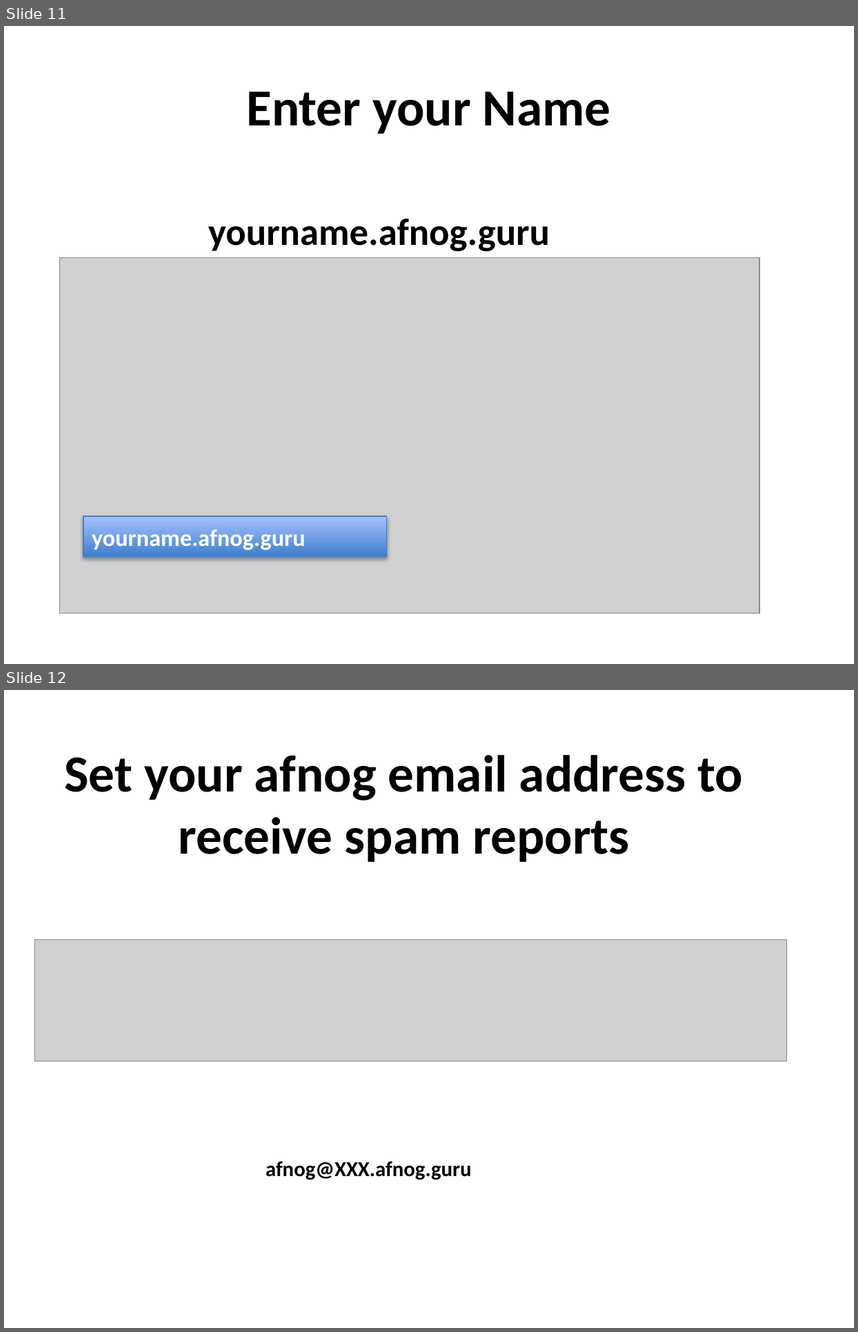
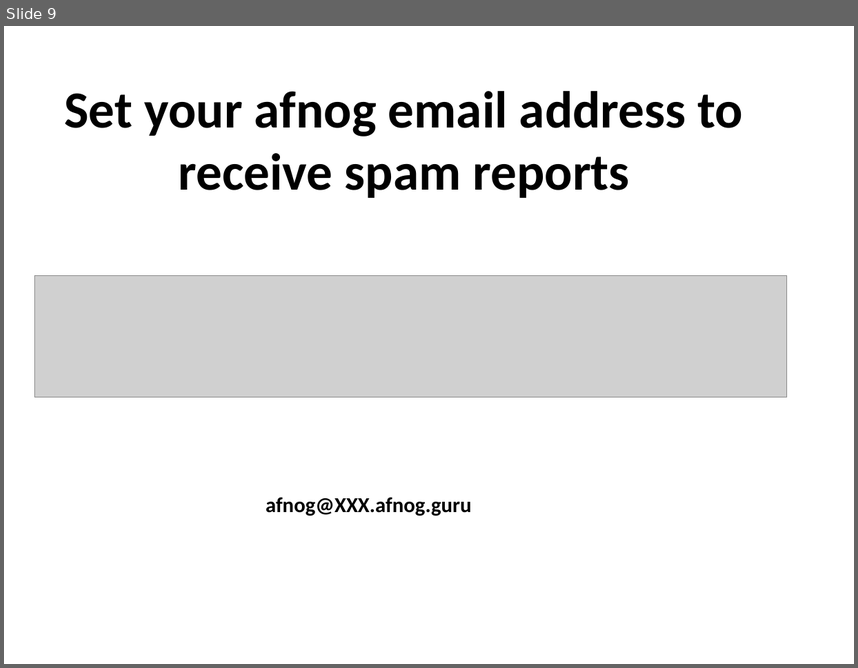
Before and after one commit to afnog/sse, a slide deck: postfix/mailgateway-pt2.pptx. Shown one above the other, each under a label of ours: slides 11 and 12 before the commit, slide 9 after it. The pictures are 858x1332 and 858x668 pixels, drawn with LibreOffice and Linux fonts; fonts in the diff are those of the drawing; grey boxes stand for pictures. Boxes give left, top, right and bottom in pixels: in the first picture for what was removed or moved away, otherwise in the second. Text is boxed around its words. In the diff, an @@ line names an element or a change of style, - is before the commit and + after.

Commit message:
/ ‘postfix/mailgateway-pt2.pptx’

```diff
--- a/postfix/mailgateway-pt2.pptx
+++ b/postfix/mailgateway-pt2.pptx
@@ slide 11 removed at bbox=[4, 26, 854, 664], background #FFFFFF @@
@@ title removed at bbox=[246, 92, 611, 134] @@
-Enter your Name
@@ text removed at bbox=[208, 219, 550, 252] @@
-yourname.afnog.guru
@@ picture removed at bbox=[59, 257, 760, 612] @@
@@ rectangle removed at bbox=[83, 516, 386, 557] @@
-yourname.afnog.guru
@@ what was slide 12 is now slide 9 @@
```
Also in this commit, not shown: 2 other slides removed.
